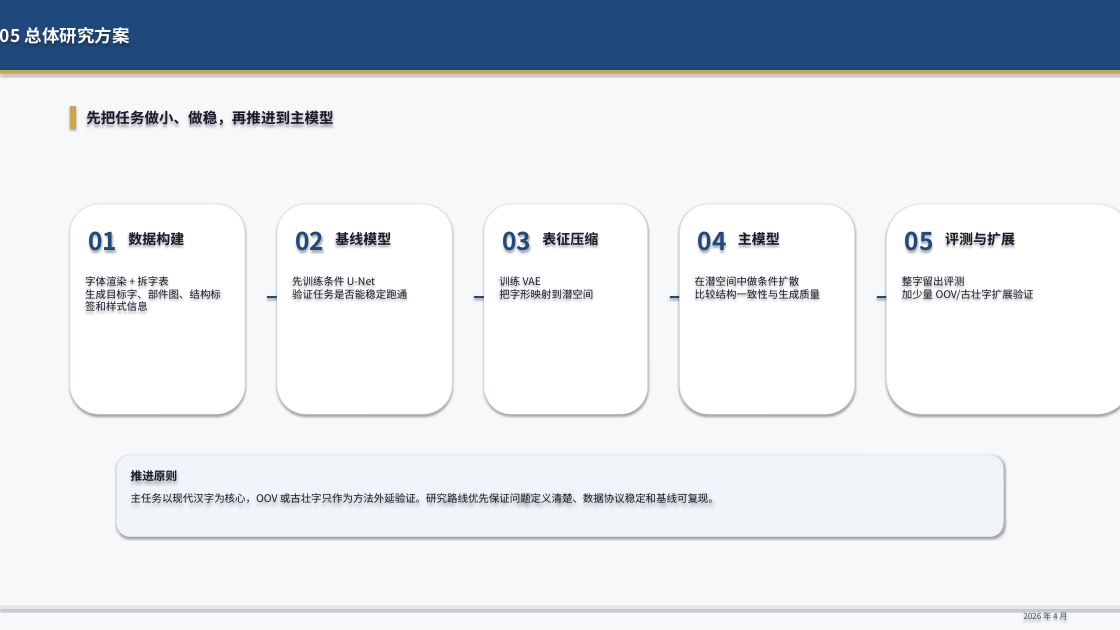
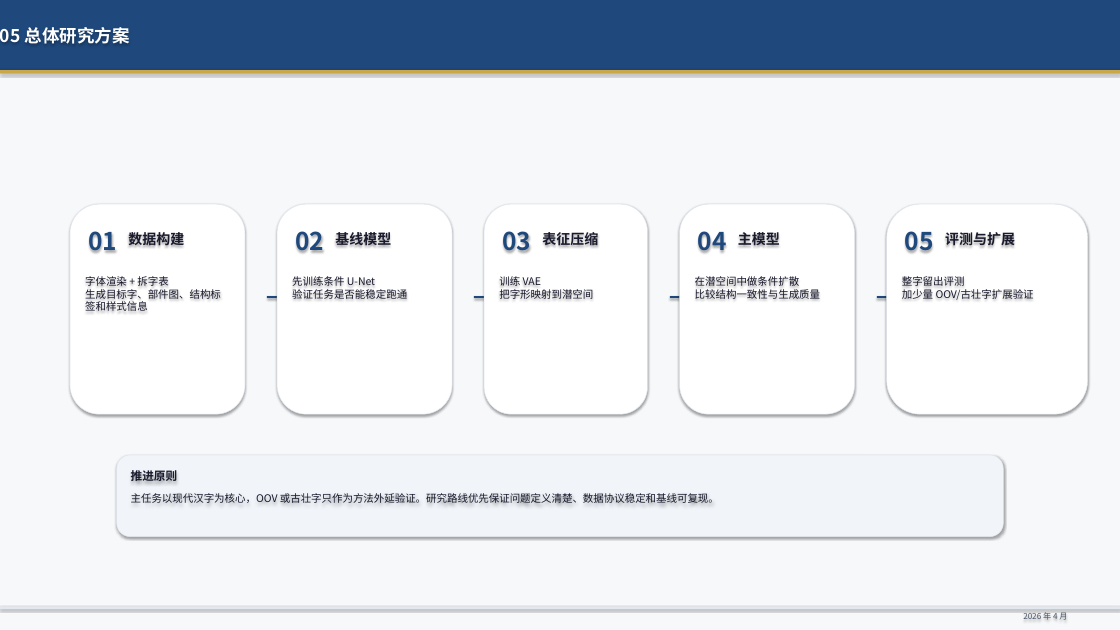
Before and after one commit to genanalucy/glyphcomposer, a slide deck: slide 7 of docs/thesis/ppt/proposal-defense-classic-clean.pptx. Drawn at 1120x630 pixels with LibreOffice and Linux fonts; fonts in the diff are those of the drawing. Boxes give left, top, right and bottom in pixels: in the first picture for what was removed or moved away, otherwise in the second. Text is boxed around its words. In the diff, an @@ line names an element or a change of style, - is before the commit and + after.

```diff
--- a/docs/thesis/ppt/proposal-defense-classic-clean.pptx
+++ b/docs/thesis/ppt/proposal-defense-classic-clean.pptx
@@ rectangle removed at bbox=[70, 106, 76, 129] @@
@@ text removed at bbox=[86, 109, 333, 128] @@
-先把任务做小、做稳，再推进到主模型
@@ rounded rectangle: place and size @@
-rounded rectangle at bbox=[886, 204, 1120, 414]
+rounded rectangle at bbox=[886, 204, 1088, 414]
```
Also in this commit, not shown: 9 other slides changed.
